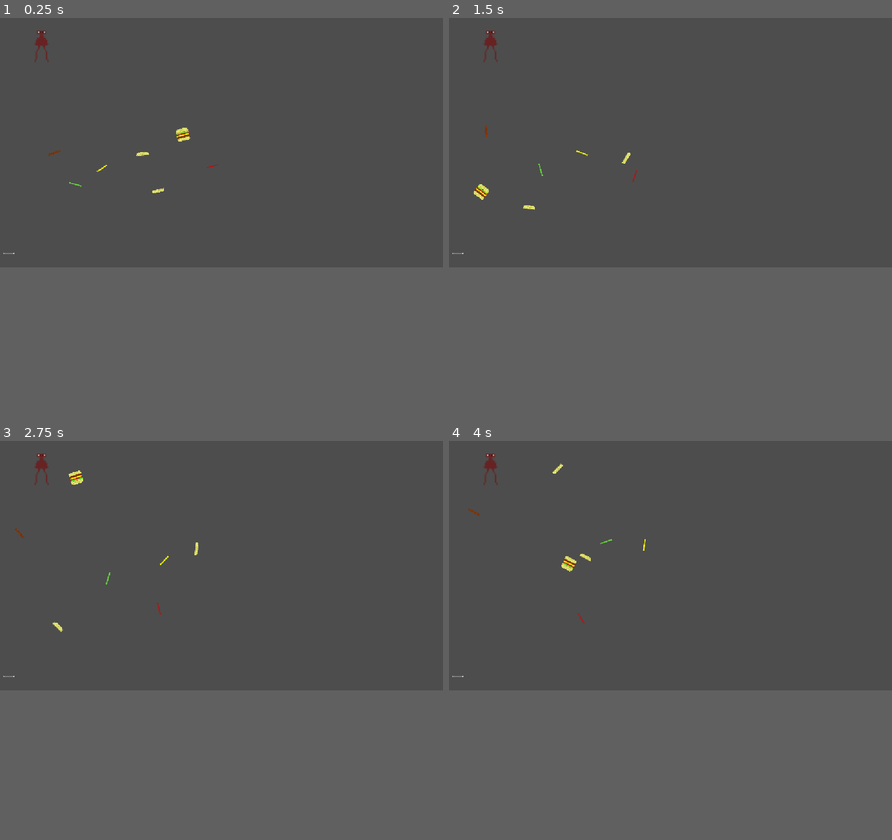
Above: before the commit, frames 1-4 (two rows, left to right).
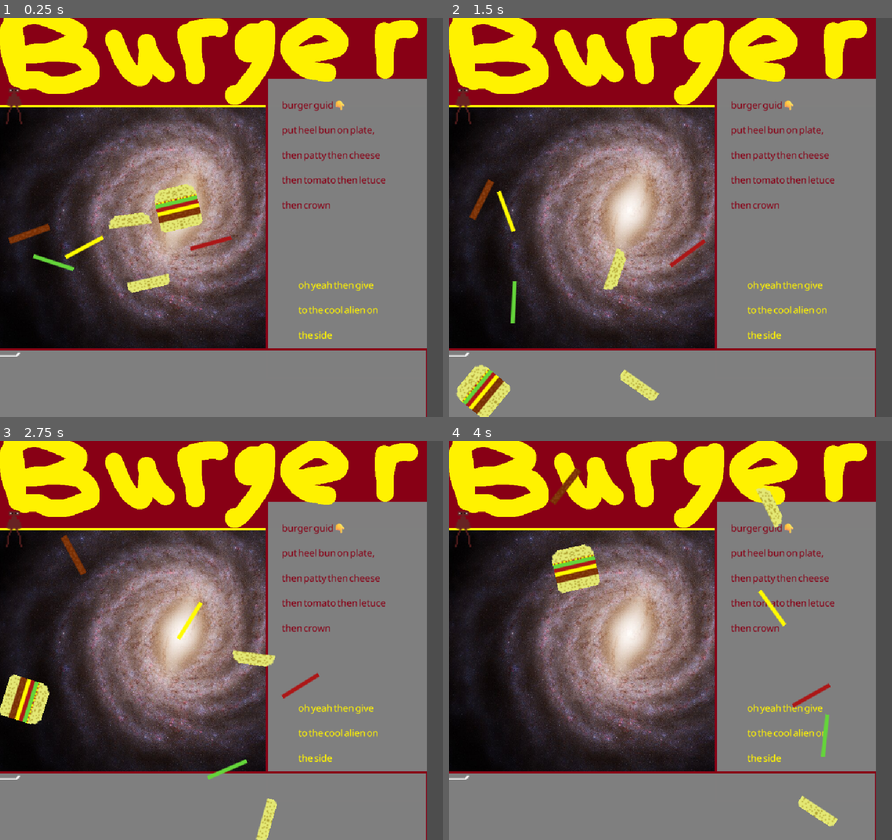
Above: after the commit, the same moments.

Repository: dylan-g-power/kiwihacks-2026-gambling-addicts-slot-machine
Game: Godot game, scene res://base game.tscn
The game is run twice, just before and just after one commit, with the same random seed, the same clock (stepped at 60 frames per second) and the same inputs.
Inputs (mouse positions are in pixels of both pictures, inside the frame that each line leads up to):
- Up to frame 1 (0.25 s): no input
- Up to frame 2 (1.5 s): drag from (626, 137) to (457, 249) at 0.52 s; drag from (577, 157) to (457, 249) at 1.27 s
- Up to frame 3 (2.75 s): move the mouse to (35, 668) at 2.02 s; click (35, 668) at 2.17 s
- Up to frame 4 (4 s): drag from (643, 548) to (493, 468) at 2.77 s; drag from (573, 564) to (692, 564) at 3.52 s
In our replay, the window is 800x450 before the commit and 800x720 after it. These sizes can differ from the game's own. Grey fills any space a smaller window leaves; there, only what the larger window draws over its background counts as a difference.

The runs differ from the first frame. In frame 1, 71% of the frame differs, in the area x 0-100%, y 0-100%; in frame 2, 72%; in frame 3, 71%; in frame 4, 72%.

Commit message:
actually pretty close to done

Diff:
--- a/backup in case we fail/test-i-hope-we-arent-fucked/base game.tscn
+++ b/backup in case we fail/test-i-hope-we-arent-fucked/base game.tscn
@@ -12,6 +12,7 @@
 [ext_resource type="PackedScene" uid="uid://btb4p5njh1pxw" path="res://burger/models/tomato.tscn" id="11_jqjih"]
 [ext_resource type="Texture2D" uid="uid://cp3obqtric76y" path="res://sprites_aliens0.png" id="11_l5dsx"]
 [ext_resource type="Script" uid="uid://cgnnsgypg5c1g" path="res://customerscript.gd" id="12_trqcu"]
+[ext_resource type="Texture2D" uid="uid://b7b61ukujrvwl" path="res://shitty background.png" id="13_obrmr"]
 
 [sub_resource type="RectangleShape2D" id="RectangleShape2D_6sj1v"]
 size = Vector2(31, 21)
@@ -52,7 +53,8 @@
 position = Vector2(-10, 58)
 
 [node name="StaticBody2D" type="StaticBody2D" parent="." unique_id=446888187]
-position = Vector2(-553, 273)
+position = Vector2(-499.00003, 266)
+scale = Vector2(3, 3)
 
 [node name="Sprite2D" type="Sprite2D" parent="StaticBody2D" unique_id=1098305933]
 texture = ExtResource("9_q7vdi")
@@ -86,5 +88,11 @@
 position = Vector2(-0.5, -5)
 shape = SubResource("RectangleShape2D_l5dsx")
 
+[node name="ShittyBackground" type="Sprite2D" parent="." unique_id=2001154939]
+show_behind_parent = true
+visibility_layer = 512
+position = Vector2(-54, -16)
+texture = ExtResource("13_obrmr")
+
 [connection signal="body_entered" from="StaticBody2D/Area2D" to="StaticBody2D/Sprite2D" method="_on_area_2d_body_entered"]
 [connection signal="body_entered" from="StaticBody2D2/Area2D" to="StaticBody2D2/Sprite2D" method="_on_area_2d_body_entered"]
--- a/backup in case we fail/test-i-hope-we-arent-fucked/burger/models/cheese.tscn
+++ b/backup in case we fail/test-i-hope-we-arent-fucked/burger/models/cheese.tscn
@@ -10,8 +10,10 @@
 script = ExtResource("1_i13cm")
 
 [node name="Sprite2D" type="Sprite2D" parent="." unique_id=1883222916]
+scale = Vector2(3, 3)
 texture = ExtResource("2_i13cm")
 
 [node name="CollisionShape2D" type="CollisionShape2D" parent="." unique_id=898116310]
-position = Vector2(0, 1.5)
+position = Vector2(0, 3)
+scale = Vector2(3, 3)
 shape = SubResource("RectangleShape2D_6sj1v")
--- a/backup in case we fail/test-i-hope-we-arent-fucked/burger/models/crown bun.tscn
+++ b/backup in case we fail/test-i-hope-we-arent-fucked/burger/models/crown bun.tscn
@@ -10,8 +10,10 @@
 script = ExtResource("1_5ppfp")
 
 [node name="Sprite2D" type="Sprite2D" parent="." unique_id=1883222916]
+scale = Vector2(3, 3)
 texture = ExtResource("2_kvxqf")
 
 [node name="CollisionShape2D" type="CollisionShape2D" parent="." unique_id=898116310]
-position = Vector2(0, -11.5)
+position = Vector2(1, -33)
+scale = Vector2(3, 3)
 shape = SubResource("RectangleShape2D_6sj1v")
--- a/backup in case we fail/test-i-hope-we-arent-fucked/burger/models/full_burger.tscn
+++ b/backup in case we fail/test-i-hope-we-arent-fucked/burger/models/full_burger.tscn
@@ -10,8 +10,10 @@
 script = ExtResource("1_duoki")
 
 [node name="Sprite2D" type="Sprite2D" parent="." unique_id=1883222916]
+scale = Vector2(3, 3)
 texture = ExtResource("2_an2d6")
 
 [node name="CollisionShape2D" type="CollisionShape2D" parent="." unique_id=898116310]
 position = Vector2(0, 1)
+scale = Vector2(3, 3)
 shape = SubResource("RectangleShape2D_6sj1v")
--- a/backup in case we fail/test-i-hope-we-arent-fucked/burger/models/heel bun.tscn
+++ b/backup in case we fail/test-i-hope-we-arent-fucked/burger/models/heel bun.tscn
@@ -10,8 +10,10 @@
 script = ExtResource("1_1v8io")
 
 [node name="Sprite2D" type="Sprite2D" parent="." unique_id=1883222916]
+scale = Vector2(3, 3)
 texture = ExtResource("2_1v8io")
 
 [node name="CollisionShape2D" type="CollisionShape2D" parent="." unique_id=898116310]
-position = Vector2(0, 11.5)
+position = Vector2(0, 33)
+scale = Vector2(3, 3)
 shape = SubResource("RectangleShape2D_6sj1v")
--- a/backup in case we fail/test-i-hope-we-arent-fucked/burger/models/lettuce.tscn
+++ b/backup in case we fail/test-i-hope-we-arent-fucked/burger/models/lettuce.tscn
@@ -4,14 +4,16 @@
 [ext_resource type="Texture2D" uid="uid://bn36m25ik4b5" path="res://burger/sprites/burgers08.png" id="2_pgvkl"]
 
 [sub_resource type="RectangleShape2D" id="RectangleShape2D_6sj1v"]
-size = Vector2(36, 5)
+size = Vector2(36, 7.666667)
 
 [node name="lettuce" type="RigidBody2D" unique_id=1877925449]
 script = ExtResource("1_pgvkl")
 
 [node name="Sprite2D" type="Sprite2D" parent="." unique_id=1883222916]
+scale = Vector2(3, 3)
 texture = ExtResource("2_pgvkl")
 
 [node name="CollisionShape2D" type="CollisionShape2D" parent="." unique_id=898116310]
-position = Vector2(0, -4.5)
+position = Vector2(0, -8.5)
+scale = Vector2(3, 3)
 shape = SubResource("RectangleShape2D_6sj1v")
--- a/backup in case we fail/test-i-hope-we-arent-fucked/burger/models/patty.tscn
+++ b/backup in case we fail/test-i-hope-we-arent-fucked/burger/models/patty.tscn
@@ -10,8 +10,10 @@
 script = ExtResource("1_ru0qn")
 
 [node name="Sprite2D" type="Sprite2D" parent="." unique_id=1883222916]
+scale = Vector2(3, 3)
 texture = ExtResource("2_ru0qn")
 
 [node name="CollisionShape2D" type="CollisionShape2D" parent="." unique_id=898116310]
-position = Vector2(0, 5)
+position = Vector2(0, 14)
+scale = Vector2(3, 3)
 shape = SubResource("RectangleShape2D_6sj1v")
--- a/backup in case we fail/test-i-hope-we-arent-fucked/burger/models/tomato.tscn
+++ b/backup in case we fail/test-i-hope-we-arent-fucked/burger/models/tomato.tscn
@@ -10,8 +10,10 @@
 script = ExtResource("1_8un05")
 
 [node name="Sprite2D" type="Sprite2D" parent="." unique_id=1883222916]
+scale = Vector2(3, 3)
 texture = ExtResource("2_8un05")
 
 [node name="CollisionShape2D" type="CollisionShape2D" parent="." unique_id=898116310]
 position = Vector2(0, -1.5)
+scale = Vector2(3, 3)
 shape = SubResource("RectangleShape2D_6sj1v")
--- a/backup in case we fail/test-i-hope-we-arent-fucked/project.godot
+++ b/backup in case we fail/test-i-hope-we-arent-fucked/project.godot
@@ -17,6 +17,10 @@
 
 [display]
 
+window/size/viewport_width=1000
+window/size/viewport_height=900
+window/size/mode=3
+window/size/resizable=false
 window/stretch/mode="canvas_items"
 window/stretch/aspect="expand"
 
Binary file added: backup in case we fail/test-i-hope-we-arent-fucked/shitty background.png
Not shown, added: backup in case we fail/test-i-hope-we-arent-fucked/shitty background.png.import
